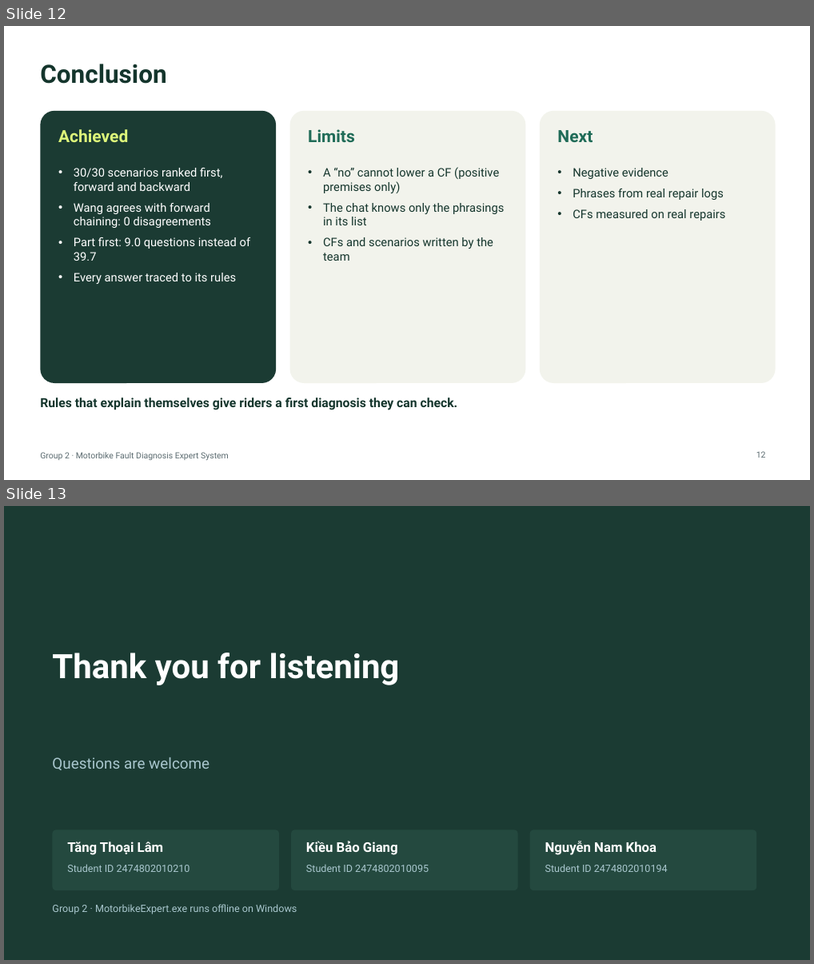
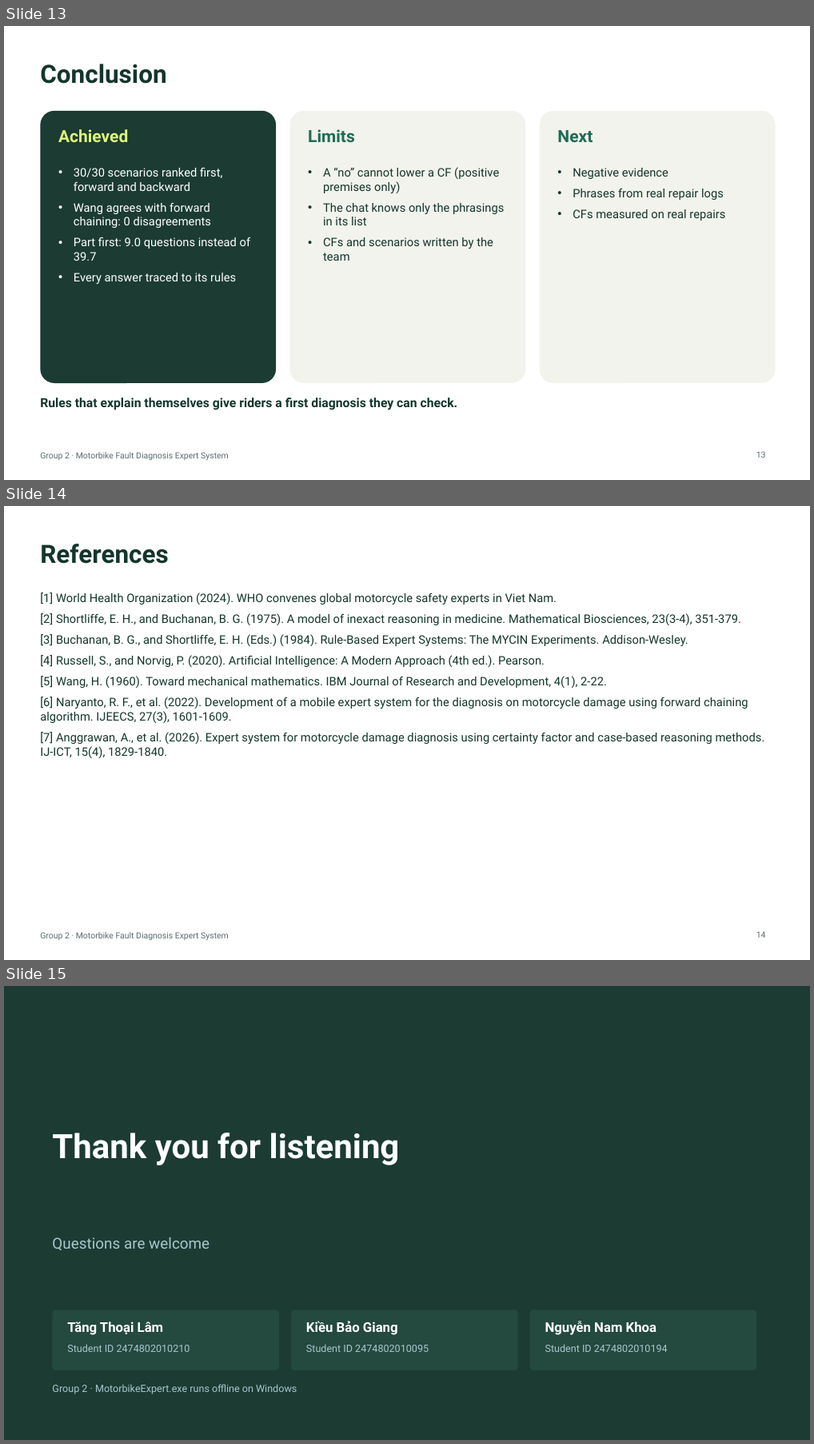
Before and after one commit to noway165/72ITAI30103_Team2_Motorbike_Expert_System, a slide deck: docs/slides/Group2_Presentation.pptx. Shown one above the other, each under a label of ours: slides 12 and 13 before the commit, slides 13, 14 and 15 after it. The pictures are 814x964 and 814x1444 pixels, drawn with LibreOffice and Linux fonts; fonts in the diff are those of the drawing. Boxes give left, top, right and bottom in pixels: in the first picture for what was removed or moved away, otherwise in the second. Text is boxed around its words. In the diff, an @@ line names an element or a change of style, - is before the commit and + after.

Commit message:
Lecturer feedback 16/11: no chapter conclusions, key sentences and AI techniques in bold, AI techniques table (3.1), numbered references; slides: AI techniques slide, numbered references slide and citations

```diff
--- a/docs/slides/Group2_Presentation.pptx
+++ b/docs/slides/Group2_Presentation.pptx
@@ slide 14 added at <box>4,506,810,960</box>, background #FFFFFF; not listed: 1 template element that a slide beside it also shows @@
@@ title added at <box>40,544,168,564</box>, 30 pt, text #14352C, bold @@
+References
@@ text added at <box>40,592,766,758</box>, 14 pt, text #14352C @@
+[1] World Health Organization (2024). WHO convenes global motorcycle safety experts in Viet Nam.
+[2] Shortliffe, E. H., and Buchanan, B. G. (1975). A model of inexact reasoning in medicine. Mathematical Biosciences, 23(3-4), 351-379.
+[3] Buchanan, B. G., and Shortliffe, E. H. (Eds.) (1984). Rule-Based Expert Systems: The MYCIN Experiments. Addison-Wesley.
+[4] Russell, S., and Norvig, P. (2020). Artificial Intelligence: A Modern Approach (4th ed.). Pearson.
+[5] Wang, H. (1960). Toward mechanical mathematics. IBM Journal of Research and Development, 4(1), 2-22.
+[6] Naryanto, R. F., et al. (2022). Development of a mobile expert system for the diagnosis on motorcycle damage using forward chaining algorithm. IJEECS, 27(3), 1601-1609.
+[7] Anggrawan, A., et al. (2026). Expert system for motorcycle damage diagnosis using certainty factor and case-based reasoning methods. IJ-ICT, 15(4), 1829-1840.
@@ page number added at <box>757,931,766,937</box>, 10 pt, text #5B6B70 @@
+14
@@ what was slide 12 is now slide 13 @@
@@ what was slide 13 is now slide 15 @@
```
Also in this commit, not shown: 3 slides changed, 1 other slide added, 13 other files.
